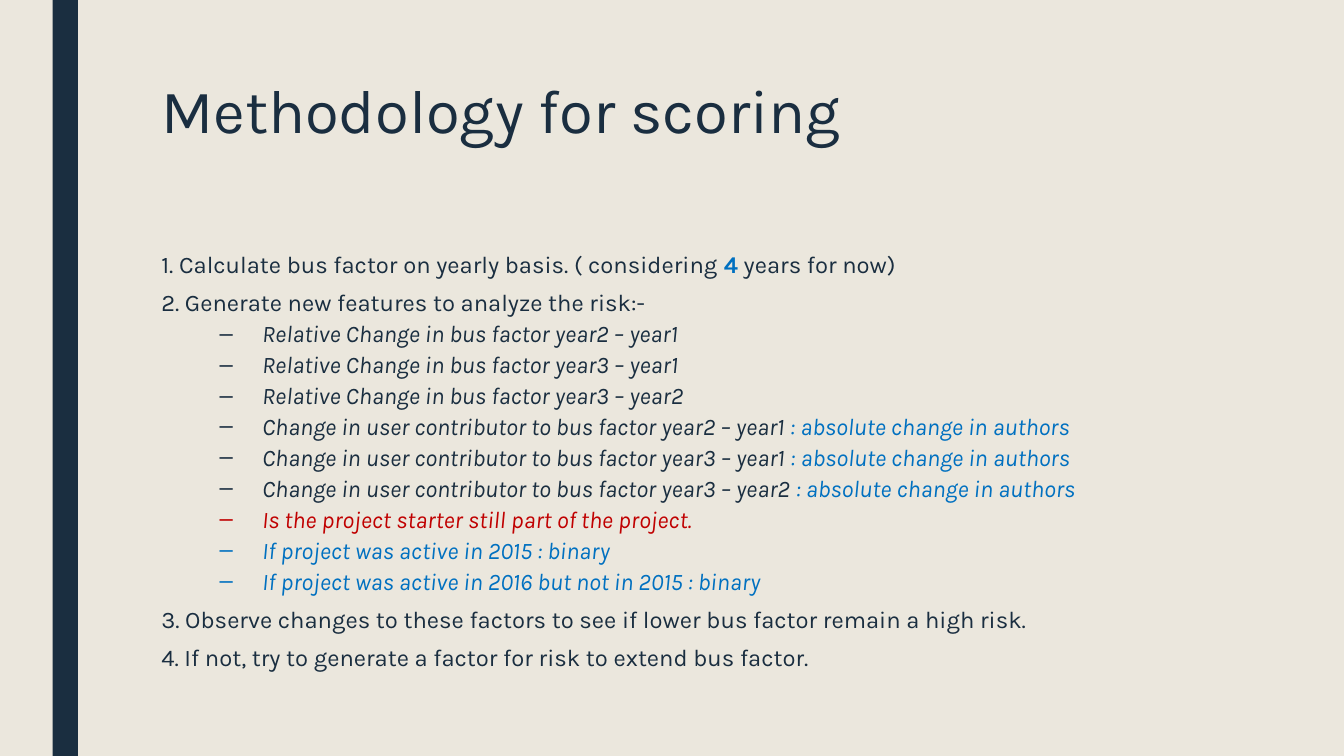
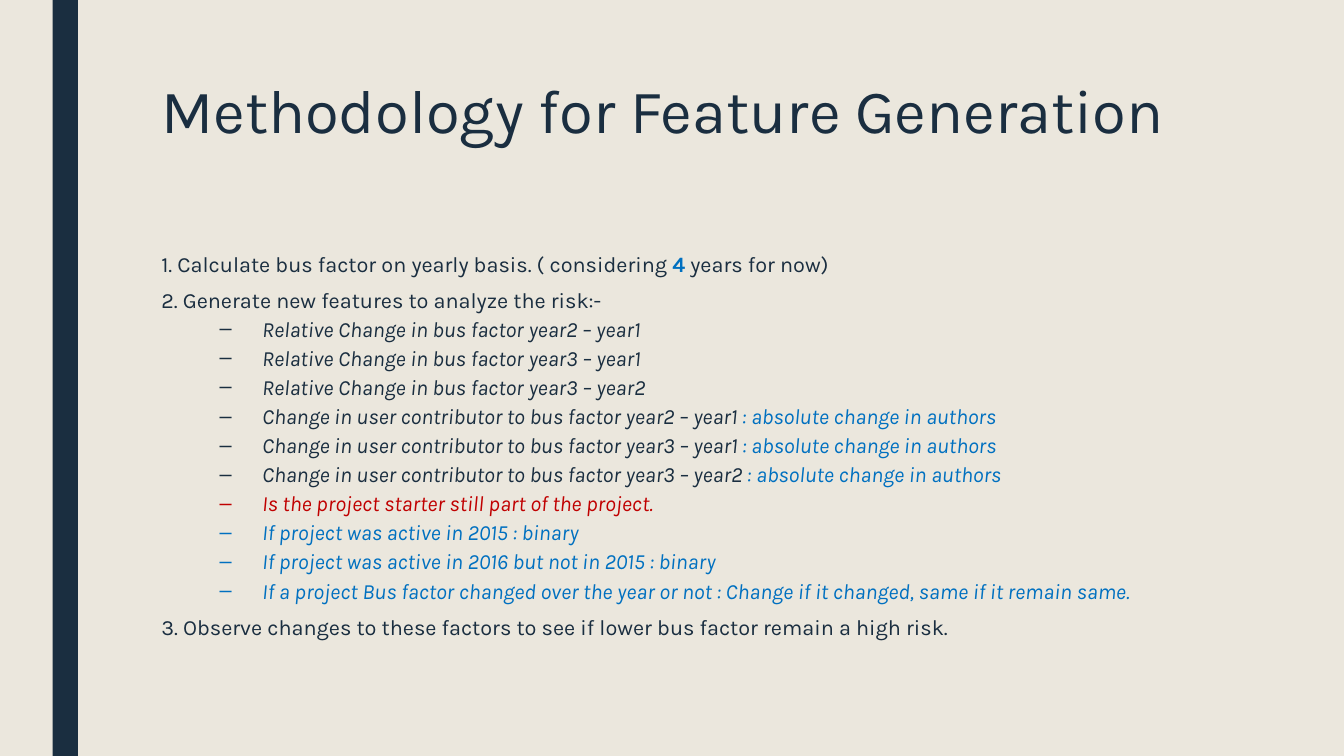
Before and after one commit to Noul-Singla/BUSFACTOR_RISK_ANALYSIS, a slide deck: slide 14 of DS 6050 Noul Singla.pptx. Drawn at 1344x756 pixels with LibreOffice and Linux fonts; fonts in the diff are those of the drawing. Boxes give left, top, right and bottom in pixels: in the first picture for what was removed or moved away, otherwise in the second. Text is boxed around its words. In the diff, an @@ line names an element or a change of style, - is before the commit and + after.

Commit message:
updated the presentation

```diff
--- a/DS 6050 Noul Singla.pptx
+++ b/DS 6050 Noul Singla.pptx
@@ title at (161,90,1163,148): text changed @@
-Methodology for scoring
+Methodology for Feature Generation
@@ text at (161,256,1001,641): size 17 to 15.5 pt in "1. Calculate bus factor on yearly basis. ...", "2. Generate new features to analyze the ...", "Relative Change in bus factor year2 – ...", "Relative Change in bus factor year3 – ..." and 8 more places @@
@@ text at (262,584,1130,605): paragraph added @@
+  – If a project Bus factor changed over the year or not : Change if it changed, same if it remain same.
@@ text at (161,649,808,672): paragraph removed @@
-4. If not, try to generate a factor for risk to extend bus factor.
```
Also in this commit, not shown: 1 slide added.
